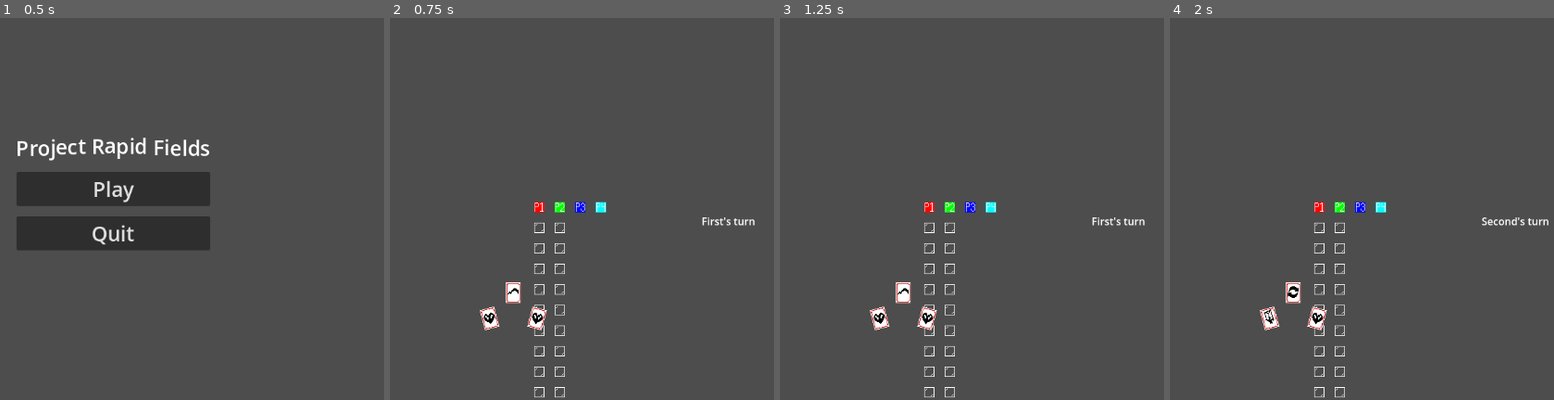
Above: before the commit, frames 1-4 (left to right).
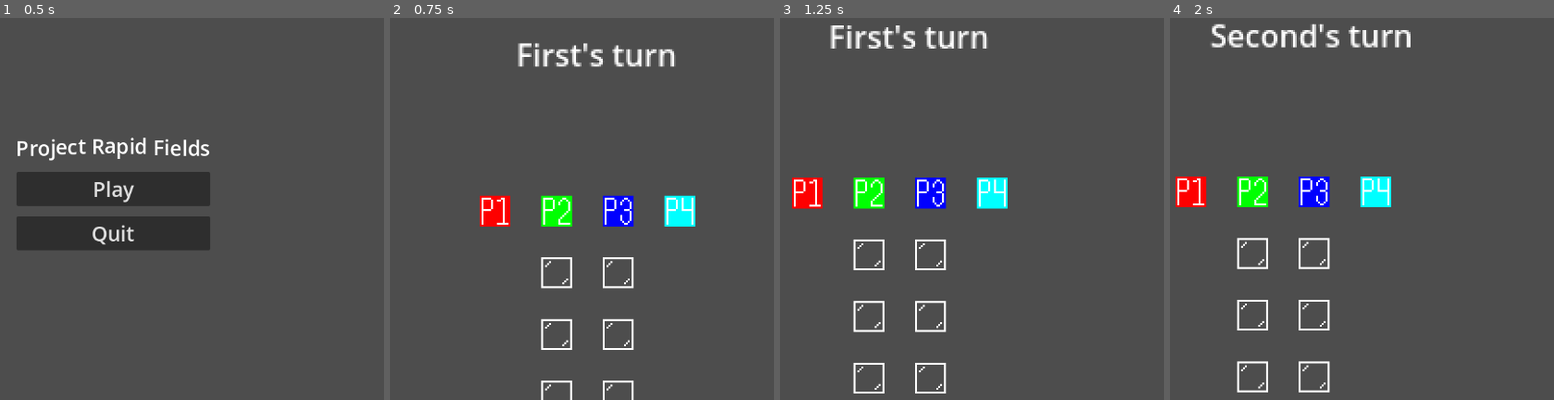
Above: after the commit, the same moments.

Repository: TheRoadstr/rapid-fields
Game: Godot game, scene res://scenes/main_menu.tscn
Two runs of this game, one before a commit and one after it. Both use one fixed random seed, a clock stepped at 60 frames per second and the inputs below.
Inputs (mouse positions are in pixels of both pictures, inside the frame that each line leads up to):
- Up to frame 1 (0.5 s): no input
- Up to frame 2 (0.75 s): click "Play" at 0.5 s
- Up to frame 3 (1.25 s): no input
- Up to frame 4 (2 s): drag from (1258, 312) to (1358, 102) at 1.27 s

Frame 1 is identical in both runs. In frame 2, 6.4% of the frame differs, in the area x 23-95%, y 6-100%; in frame 3, 6.4%; in frame 4, 6.8%, in the area x 1-99%, y 1-100%.

Commit message:
update: added camera

Diff:
--- a/scenes/main.tscn
+++ b/scenes/main.tscn
@@ -43,14 +43,8 @@
 [node name="PlayerLayer" type="TileMapLayer" parent="."]
 tile_set = SubResource("TileSet_30uft")
 
-[node name="Label" type="Label" parent="."]
-offset_left = 309.0
-offset_top = 34.0
-offset_right = 349.0
-offset_bottom = 57.0
-text = "hello world"
-
 [node name="CardManager" parent="." instance=ExtResource("2_jyhfs")]
+visible = false
 offset_left = 254.0
 offset_top = 503.0
 offset_right = 254.0
@@ -108,3 +102,14 @@
 metadata/_custom_type_script = "uid://drxn3v800anj1"
 
 [node name="Camera2D" type="Camera2D" parent="."]
+zoom = Vector2(3, 3)
+position_smoothing_enabled = true
+
+[node name="Label" type="Label" parent="Camera2D"]
+offset_left = -38.0
+offset_top = -93.0
+offset_right = 49.0
+offset_bottom = -70.0
+text = "hello world"
+horizontal_alignment = 1
+vertical_alignment = 1
--- a/scripts/main.gd
+++ b/scripts/main.gd
@@ -2,7 +2,8 @@
 
 @onready var glass_layer: TileMapLayer = $GlassLayer
 @onready var player_layer: TileMapLayer = $PlayerLayer
-@onready var label: Label = $Label
+@onready var label: Label = $Camera2D/Label
+@onready var camera: Camera2D = $Camera2D
 
 @onready var card_manager: CardManager = $CardManager
 @onready var card_factory: CardFactory = $CardManager/CardFactory
@@ -77,12 +78,20 @@
 
 	for i in rows:
 		for t in cols:
-			column = 3 + (t * 2)
+			match cols:
+				2: column = 5 + (t * 2)
+				3: column = 4 + (t * 2)
+				4: column = 3 + (t * 2)
 			row = 3 + (i * 2)
 			glass_layer.set_cell(Vector2i(column, row), 0, Vector2i(0, 0))
 			glass.append([column, row])
+
 		danger = rng.randi_range(1, cols)
-		dangers.append([1 + (danger * 2), 3 + (i * 2)])
+		match cols:
+			2: dangers.append([3 + (danger * 2), 3 + (i * 2)])
+			3: dangers.append([2 + (danger * 2), 3 + (i * 2)])
+			4: dangers.append([1 + (danger * 2), 3 + (i * 2)])
+
 	print("Glass coordinates: ", glass)
 	print("Dangerous coordinates: ", dangers)
 
@@ -90,6 +99,8 @@
 		for n in 3:
 			card_factory.create_card(card_rarity(), hands[i])
 		hands[i].visible = false
+
+	camera.position = Vector2(104, 24)
 
 	gameloop()
 
@@ -99,6 +110,7 @@
 		var index = 0
 		for i in range(4):
 			if bunny_alive[i]:
+				camera.position = Vector2(104, bunny_coords[i][1] * 16 + 8)
 				match i:
 					0:
 						label.text = "First's turn"
@@ -125,6 +137,7 @@
 					if bunny_coords[i] in dangers:
 						bunny_alive[i] = false
 						player_layer.erase_cell(Vector2i(bunny_coords[i][0], bunny_coords[i][1]))
+						glass_layer.erase_cell(Vector2i(bunny_coords[i][0], bunny_coords[i][1]))
 						bunny_coords[i] = [-255, -255]
 						print("Player ", i + 1, " has perished!")
 
@@ -137,6 +150,8 @@
 
 		if !mad_alive and !homeless_alive and !crazy_alive and !ribbit_alive:
 			game_over = true
+
+	get_tree().change_scene_to_file("res://scenes/main_menu.tscn")
 
 func wait_for_click():
 	if clicking:
